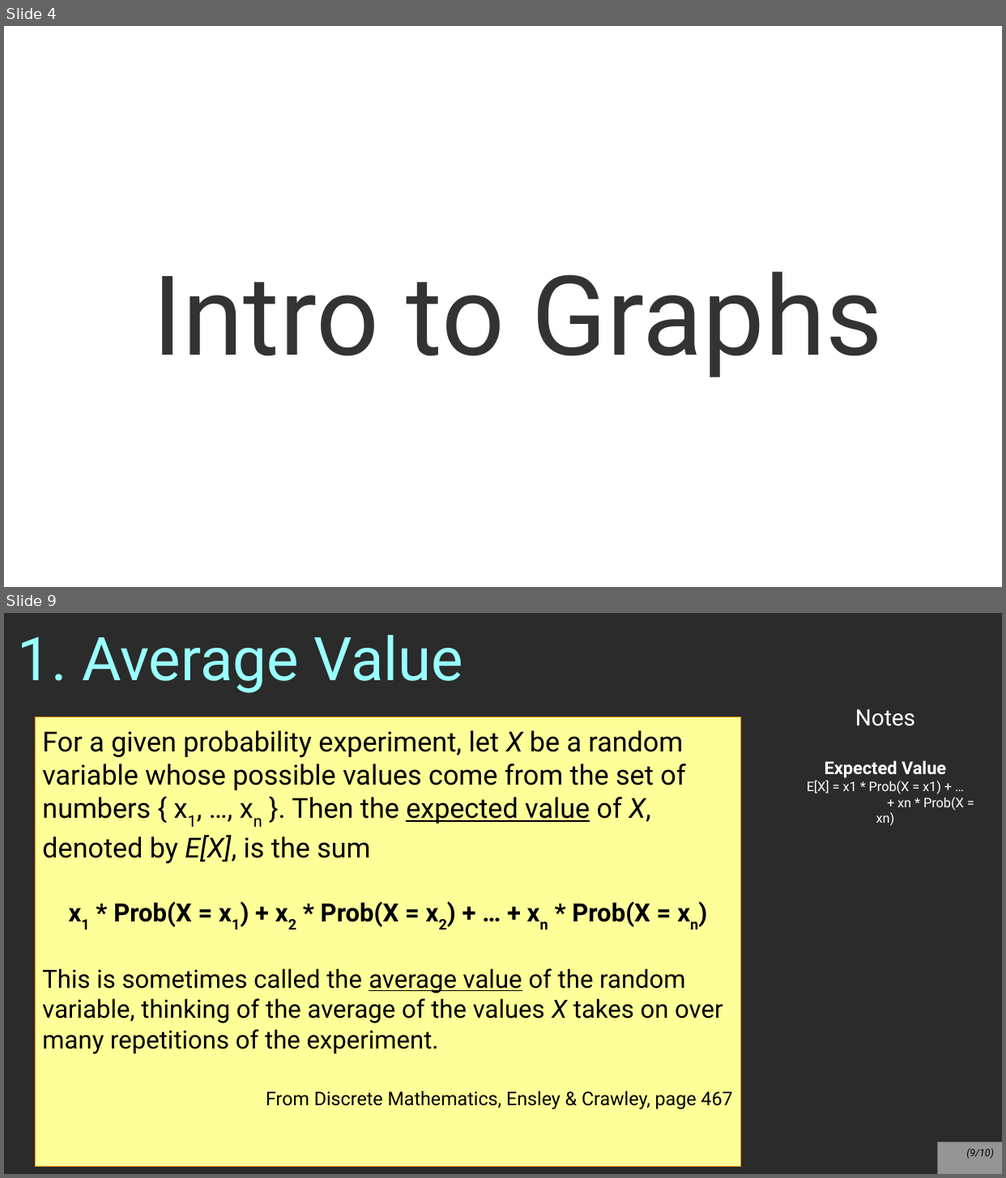
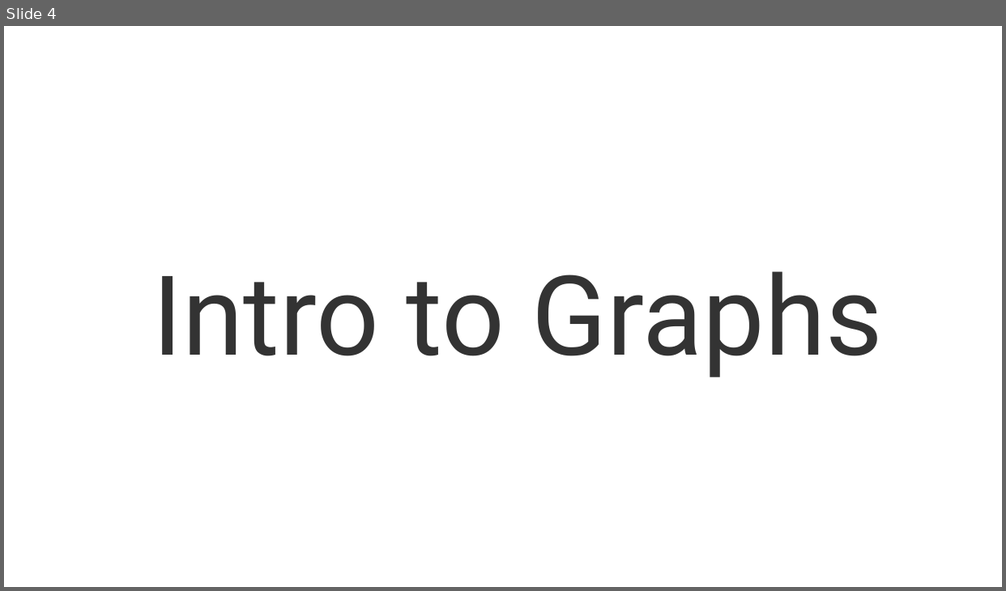
Before and after one commit to nguyenchithien/CS211-Discrete-Structures-II, a slide deck: Lectures/Lecture 7.1.odp. Shown one above the other, each under a label of ours: slides 4 and 9 before the commit, slide 4 after it; the slides between them are not shown. The pictures are 1006x1178 and 1006x591 pixels, drawn with LibreOffice and Linux fonts; fonts in the diff are those of the drawing; background and template pictures are left out; a plain dark background stands for a picture behind light text. Boxes give left, top, right and bottom in pixels: in the first picture for what was removed or moved away, otherwise in the second. Text is boxed around its words. In the diff, an @@ line names an element or a change of style, - is before the commit and + after.

```diff
--- a/Lectures/Lecture 7.1.odp
+++ b/Lectures/Lecture 7.1.odp
@@ slide 9 removed at (x1=4, y1=613, x2=1002, y2=1174), background picture (left out) @@
@@ title removed at (x1=18, y1=635, x2=463, y2=693) @@
-1. Average Value
@@ text removed at (x1=807, y1=709, x2=964, y2=826) @@
-Notes
-Expected Value
-E[X] = x1 * Prob(X = x1) + …
-+ xn * Prob(X = xn)
@@ rectangle removed at (x1=35, y1=717, x2=740, y2=1167) @@
-For a given probability experiment, let X be a random variable whose possible values come from the set of numbers { x1, …, xn }. Then the expected value of X, denoted by E[X], is the sum
-x1 * Prob(X = x1) + x2 * Prob(X = x2) + … + xn * Prob(X = xn)
-This is sometimes called the average value of the random variable, thinking of the average of the values X takes on over many repetitions of the experiment.
-From Discrete Mathematics, Ensley & Crawley, page 467
@@ page number removed at (x1=938, y1=1143, x2=1002, y2=1174) @@
-(9/10)
```
Also in this commit, not shown: 2 slides changed, 24 slides added, 4 other slides removed, 1 other file.
